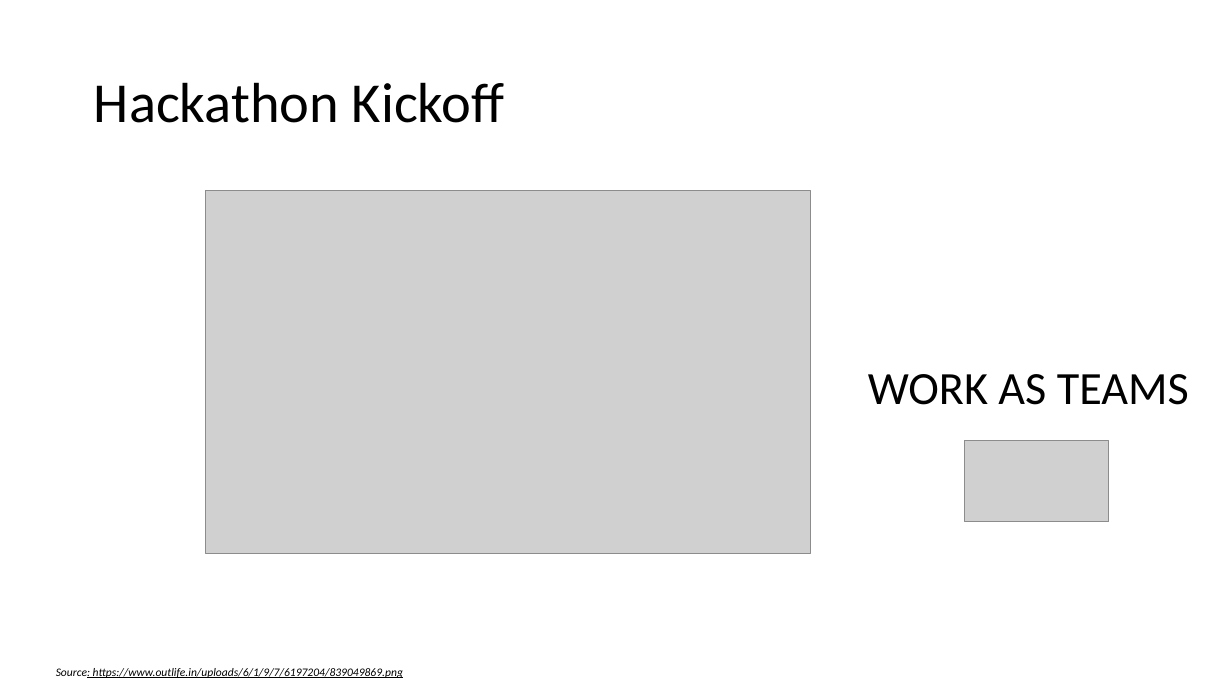
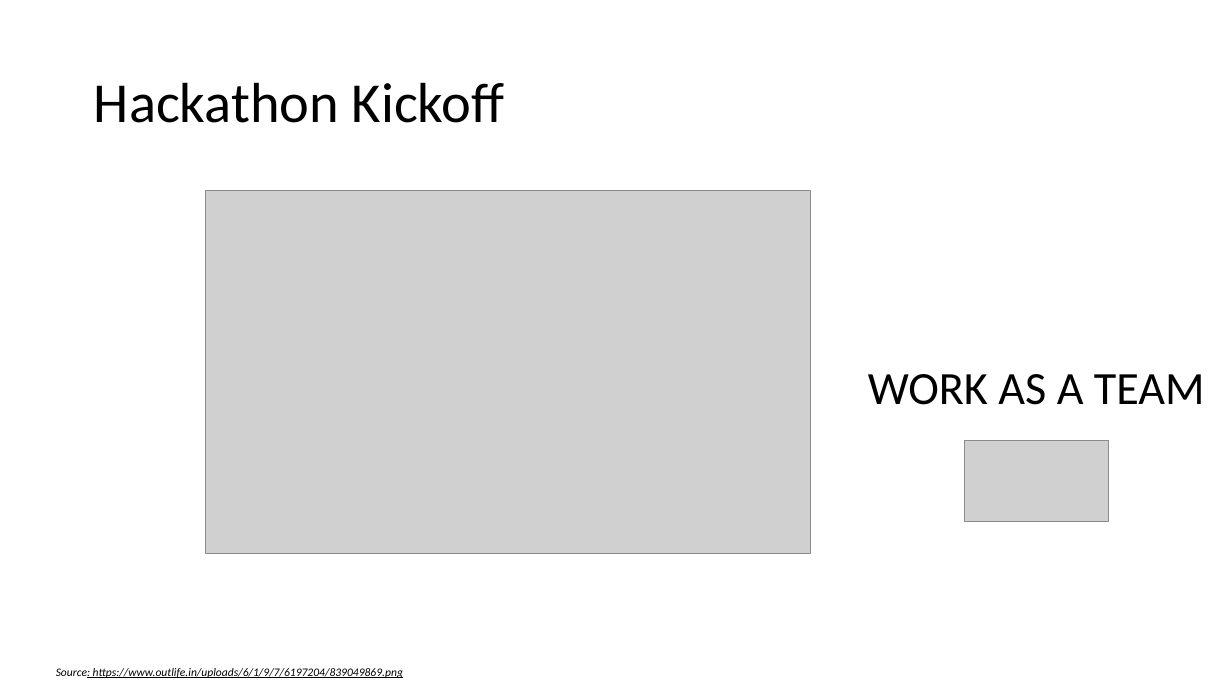
Before and after one commit to sumitkute/kubehack, a slide deck: slide 3 of assets/instructions/Azure Kubernetes Service HACKATON.pptx. Drawn at 1232x693 pixels with LibreOffice and Linux fonts; fonts in the diff are those of the drawing; grey boxes stand for pictures. Boxes give left, top, right and bottom in pixels: in the first picture for what was removed or moved away, otherwise in the second. Text is boxed around its words. In the diff, an @@ line names an element or a change of style, - is before the commit and + after.

```diff
--- a/assets/instructions/Azure Kubernetes Service HACKATON.pptx
+++ b/assets/instructions/Azure Kubernetes Service HACKATON.pptx
@@ text at box(868, 374, 1205, 405): text changed @@
-WORK AS TEAMS
+WORK AS A TEAM
```
Also in this commit, not shown: 3 other slides changed.
